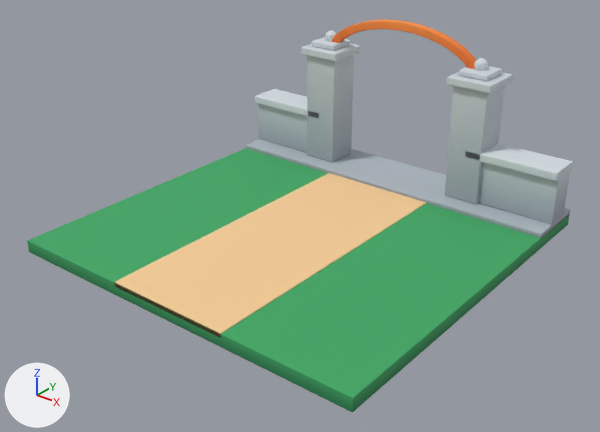
What one commit did to the glTF model modelos/parque/losetas/portal.glb.
One viewpoint serves both versions: a camera (50 mm lens) standing at (7.15, -9.12, 5.99) and looking at (0.18, -0.4, 0.59). Arrows for +X, +Y and +Z are at lower left; the lights stay in place. The first picture is the older version.

The first picture shows 'portal'.
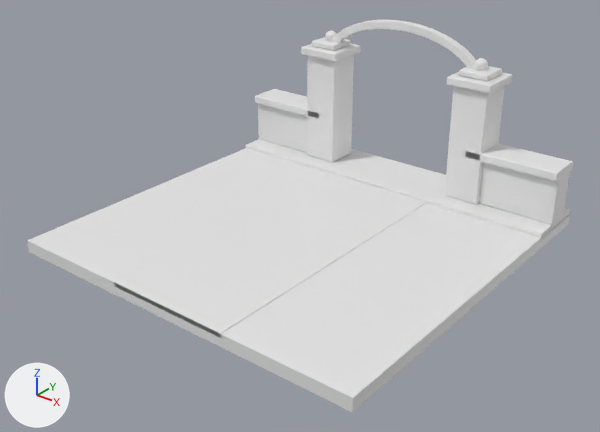
Changed parts and their boxes [x1, y1, x2, y2] in the pictures (600 x 432 px):
'portal', recoloured (lighter): [27, 20, 573, 412] in both

The change in detail:
me_portal has 1052 vertices, 2048 faces and spans x -3.0..3.0, y -3.0..3.0, z 0.0..2.94.
me_portal no longer uses material mat_parque.
